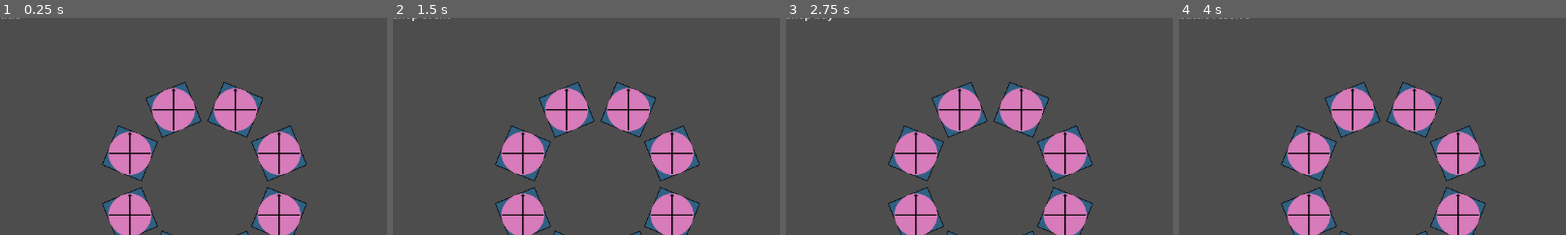
Above: before the commit, frames 1-4 (left to right).
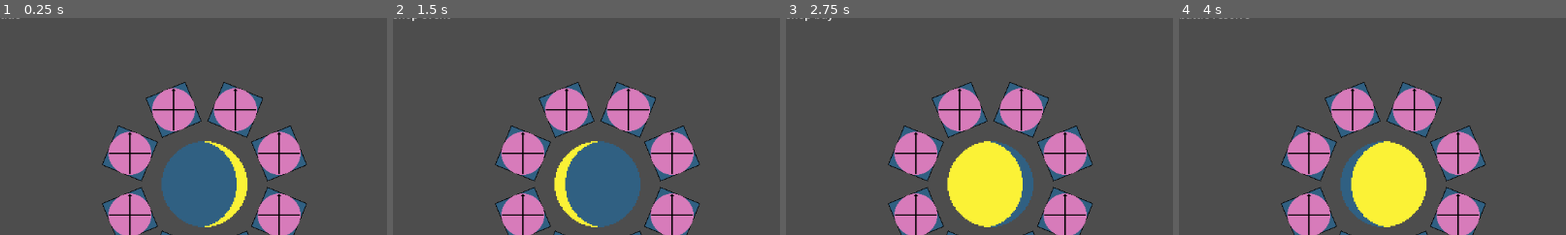
Above: after the commit, the same moments.

Repository: em-r-linso/autobattler
Game: Godot game, scene res://scenes/main.tscn
Same seed, same stepped clock (60 frames per second), same inputs: the game is played once before the commit and once after it.
Inputs (mouse positions are % of the whole screen's width and height, from its top left):
- Up to frame 1 (0.25 s): no input
- Up to frame 2 (1.5 s): click "next state" at 0.5 s; click "next state" at 1.25 s
- Up to frame 3 (2.75 s): click "next state" at 2 s
- Up to frame 4 (4 s): tap Enter at 2.75 s; move the mouse to (72, 45) at 2.77 s; click (72, 45) at 2.92 s; move the mouse to (30, 55) at 3.52 s; click (30, 55) at 3.67 s
The pictures show only the part of the screen within x 0-50%, y 12-62%; the shares and areas given below are measured in that part.

The runs differ from the first frame. In frame 1, 6.9% of the frame differs, in the area x 41-64%, y 56-97%; in frame 2, 6.9%; in frame 3, 6.9%; in frame 4, 6.9%.

Commit message:
Add animated moon phase

Diff:
--- a/scenes/main.tscn
+++ b/scenes/main.tscn
@@ -6,6 +6,72 @@
 [ext_resource type="Script" uid="uid://61gs4rx5ybou" path="res://scripts/state_label.gd" id="4_o6xl0"]
 [ext_resource type="Script" uid="uid://s4lhp2kc5pwo" path="res://scripts/field.gd" id="5_tefeu"]
 [ext_resource type="PackedScene" uid="uid://cpo73yi3yi11p" path="res://scenes/slot.tscn" id="6_tefeu"]
+[ext_resource type="Texture2D" uid="uid://2y757l3ysnqf" path="res://textures/moon.png" id="7_o6xl0"]
+[ext_resource type="Script" uid="uid://1rll4o3c0312" path="res://scenes/moon_sprite.gd" id="8_tipki"]
+
+[sub_resource type="AtlasTexture" id="AtlasTexture_tipki"]
+atlas = ExtResource("7_o6xl0")
+region = Rect2(0, 0, 64, 64)
+
+[sub_resource type="AtlasTexture" id="AtlasTexture_85g3d"]
+atlas = ExtResource("7_o6xl0")
+region = Rect2(64, 0, 64, 64)
+
+[sub_resource type="AtlasTexture" id="AtlasTexture_choun"]
+atlas = ExtResource("7_o6xl0")
+region = Rect2(128, 0, 64, 64)
+
+[sub_resource type="AtlasTexture" id="AtlasTexture_ya4ey"]
+atlas = ExtResource("7_o6xl0")
+region = Rect2(192, 0, 64, 64)
+
+[sub_resource type="AtlasTexture" id="AtlasTexture_eb6dy"]
+atlas = ExtResource("7_o6xl0")
+region = Rect2(256, 0, 64, 64)
+
+[sub_resource type="AtlasTexture" id="AtlasTexture_trceg"]
+atlas = ExtResource("7_o6xl0")
+region = Rect2(320, 0, 64, 64)
+
+[sub_resource type="AtlasTexture" id="AtlasTexture_a8y0u"]
+atlas = ExtResource("7_o6xl0")
+region = Rect2(384, 0, 64, 64)
+
+[sub_resource type="AtlasTexture" id="AtlasTexture_jkv2x"]
+atlas = ExtResource("7_o6xl0")
+region = Rect2(448, 0, 64, 64)
+
+[sub_resource type="SpriteFrames" id="SpriteFrames_jbj1t"]
+animations = [{
+"frames": [{
+"duration": 1.0,
+"texture": SubResource("AtlasTexture_tipki")
+}, {
+"duration": 1.0,
+"texture": SubResource("AtlasTexture_85g3d")
+}, {
+"duration": 1.0,
+"texture": SubResource("AtlasTexture_choun")
+}, {
+"duration": 1.0,
+"texture": SubResource("AtlasTexture_ya4ey")
+}, {
+"duration": 1.0,
+"texture": SubResource("AtlasTexture_eb6dy")
+}, {
+"duration": 1.0,
+"texture": SubResource("AtlasTexture_trceg")
+}, {
+"duration": 1.0,
+"texture": SubResource("AtlasTexture_a8y0u")
+}, {
+"duration": 1.0,
+"texture": SubResource("AtlasTexture_jkv2x")
+}],
+"loop": true,
+"name": &"default",
+"speed": 5.0
+}]
 
 [node name="main" type="Node2D" unique_id=1755058329]
 
@@ -38,6 +104,12 @@
 slots = [NodePath("slot1"), NodePath("slot2"), NodePath("slot3"), NodePath("slot4"), NodePath("slot5"), NodePath("slot6"), NodePath("slot7"), NodePath("slot8")]
 radius = 120.0
 
+[node name="moon sprite" type="AnimatedSprite2D" parent="field" unique_id=1011312189]
+texture_filter = 1
+scale = Vector2(2, 2)
+sprite_frames = SubResource("SpriteFrames_jbj1t")
+script = ExtResource("8_tipki")
+
 [node name="slot1" parent="field" unique_id=10372741 instance=ExtResource("6_tefeu")]
 
 [node name="slot2" parent="field" unique_id=1568327844 instance=ExtResource("6_tefeu")]
--- /dev/null
+++ b/scenes/moon_sprite.gd
@@ -0,0 +1,5 @@
+extends AnimatedSprite2D
+
+
+func _ready():
+	play()
Not shown, added: scenes/moon_sprite.gd.uid
Binary file added: textures/moon.aseprite
Binary file added: textures/moon.png
Not shown, added: textures/moon.png.import
